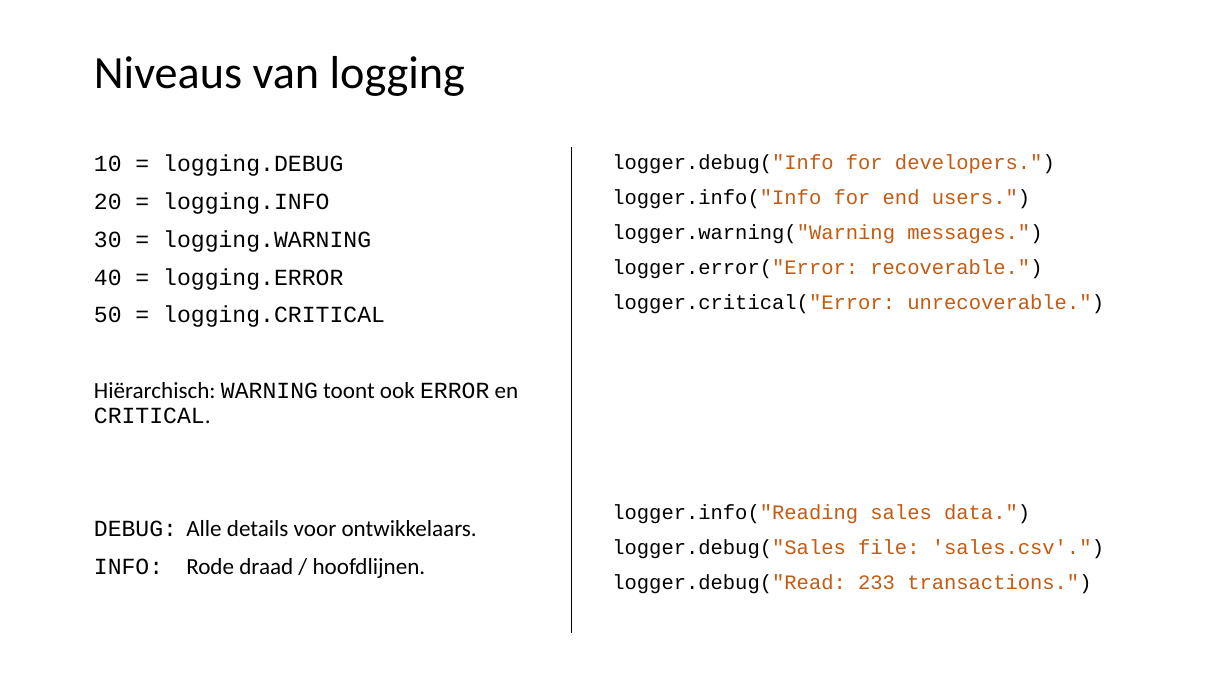
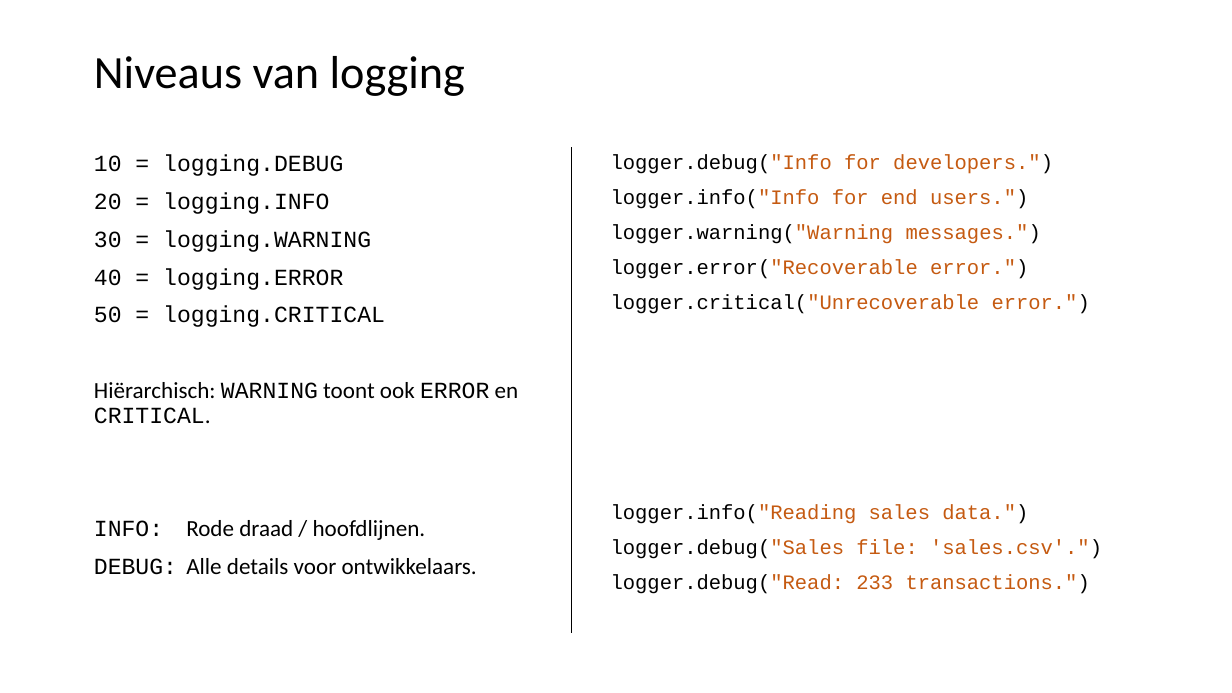
Before and after one commit to LFKoning/knowledge-sharing, a slide deck: slide 28 of python_course/2_production_code/python_cursus_2.pptx (slide 27 before the commit). Drawn at 1232x693 pixels with LibreOffice and Linux fonts; fonts in the diff are those of the drawing. Boxes give left, top, right and bottom in pixels: in the first picture for what was removed or moved away, otherwise in the second. Text is boxed around its words. In the diff, an @@ line names an element or a change of style, - is before the commit and + after.

```diff
--- a/python_course/2_production_code/python_cursus_2.pptx
+++ b/python_course/2_production_code/python_cursus_2.pptx
@@ text at (x1=611, y1=259, x2=1090, y2=314): text changed @@
-logger.error("Error: recoverable.")
-logger.critical("Error: unrecoverable.")
+logger.error("Recoverable error.")
+logger.critical("Unrecoverable error.")
@@ text at (x1=94, y1=520, x2=426, y2=540): paragraph added @@
+INFO: Rode draad / hoofdlijnen.
@@ text at (x1=94, y1=558, x2=426, y2=578): paragraph removed @@
-INFO: Rode draad / hoofdlijnen.
```
Also in this commit, not shown: 15 other slides changed, 1 slide added, 3 other files.
